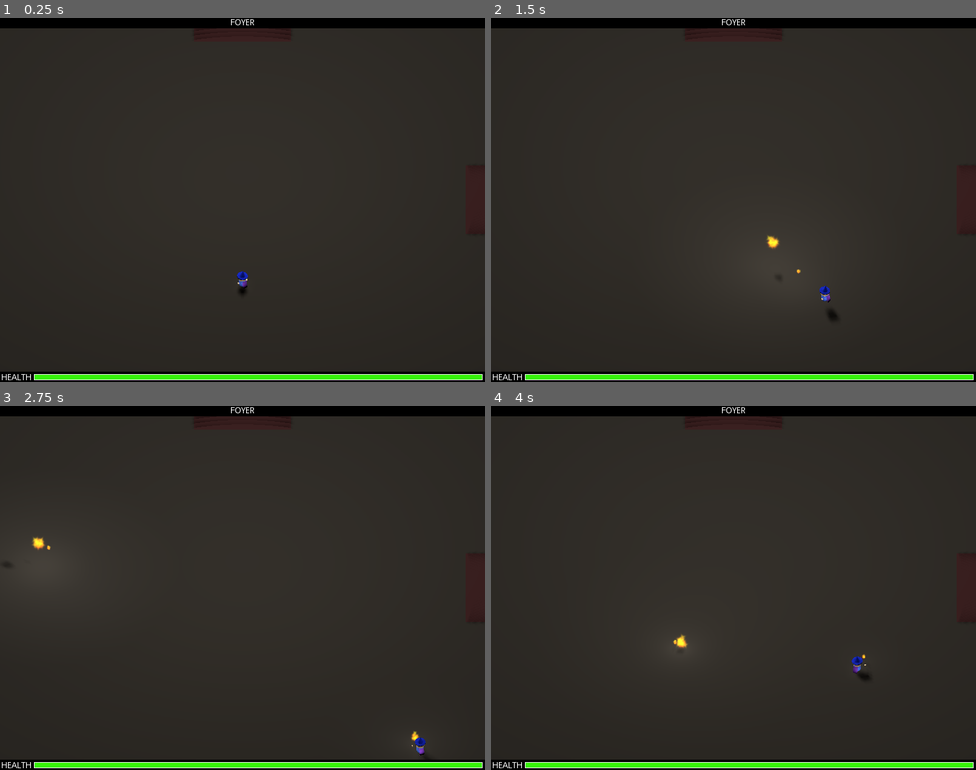
Above: before the commit, frames 1-4 (two rows, left to right).
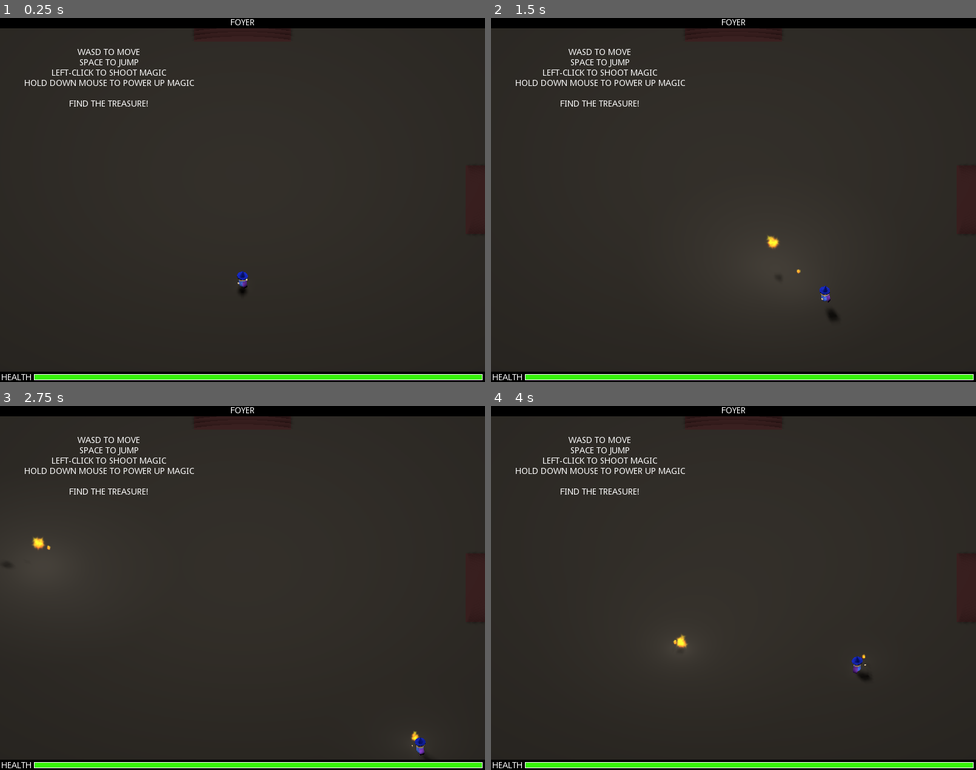
Above: after the commit, the same moments.

Repository: jaredbwasserman/game-jams
Game: Godot game, scene res://scenes/Main.tscn
Same seed, same stepped clock (60 frames per second), same inputs: the game is played once before the commit and once after it.
Inputs (mouse positions are in pixels of both pictures, inside the frame that each line leads up to):
- Up to frame 1 (0.25 s): no input
- Up to frame 2 (1.5 s): tap Enter (ui_accept) at 0.5, 1.25 s; move the mouse to (840, 181) at 0.52 s; press the mouse at (840, 181) at 0.53 s; hold Right (move_right) 0.53-1.28 s; tap Space (jump) at 0.77 s; move the mouse to (636, 218) at 1.27 s; release the mouse at (636, 218) at 1.28 s; hold Down (move_back) from 1.28 s (still down); click (636, 218) at 1.35 s
- Up to frame 3 (2.75 s): tap Space (jump) at 1.52 s; tap Enter (ui_accept) at 2 s; move the mouse to (291, 507) at 2.02 s; release Down (move_back) at 2.03 s; press the mouse at (291, 507) at 2.03 s; hold Right (move_right) from 2.03 s (still down)
- Up to frame 4 (4 s): tap Enter (ui_accept) at 2.75, 3.5 s; move the mouse to (709, 660) at 2.77 s; release Right (move_right) at 2.78 s; release the mouse at (709, 660) at 2.78 s; hold Up (move_forward) 2.78-3.53 s; click (709, 660) at 2.85 s; tap Space (jump) at 3.02, 3.77 s; move the mouse to (879, 642) at 3.52 s; press the mouse at (879, 642) at 3.53 s; hold Left (move_left) from 3.53 s (still down)

The runs differ from the first frame. In frame 1, 0.7% of the frame differs, in the area x 5-40%, y 8-25%; in frame 2, 0.7%; in frame 3, 0.7%; in frame 4, 0.7%.

Commit message:
Add instructions

Diff:
--- a/bgj-2022-03/scenes/Main.tscn
+++ b/bgj-2022-03/scenes/Main.tscn
@@ -606,6 +606,19 @@
 anchor_bottom = 1.0
 script = ExtResource( 14 )
 
+[node name="Instructions" type="Label" parent="UI"]
+margin_left = 40.0
+margin_top = 50.0
+margin_right = 320.0
+margin_bottom = 115.0
+text = "WASD TO MOVE
+SPACE TO JUMP
+LEFT-CLICK TO SHOOT MAGIC
+HOLD DOWN MOUSE TO POWER UP MAGIC
+
+FIND THE TREASURE!"
+align = 1
+
 [node name="RoomLabel" type="Label" parent="UI"]
 anchor_left = 0.5
 anchor_right = 0.5
--- a/bgj-2022-03/scripts/Player.gd
+++ b/bgj-2022-03/scripts/Player.gd
@@ -1,5 +1,6 @@
 extends KinematicBody
 
+onready var instructions = $"/root/Main/UI/Instructions"
 onready var game_over = $"/root/Main/UI/GameOver"
 
 # Emitted when entering a new room
@@ -140,8 +141,16 @@
 
 
 func _on_RoomDetector_area_entered(area):
+	var room_name = area.get_parent().name
+
 	# Room label
-	room_label.text = area.get_parent().name
+	room_label.text = room_name
+
+	# Instructions
+	if room_name == "FOYER":
+		instructions.show()
+	else:
+		instructions.hide()
 
 	# Fix camera
 	emit_signal("new_room_entered", area)
